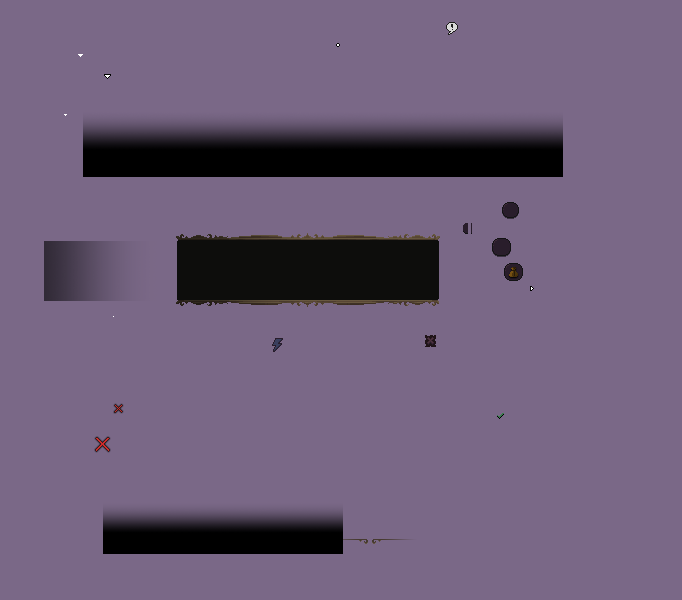
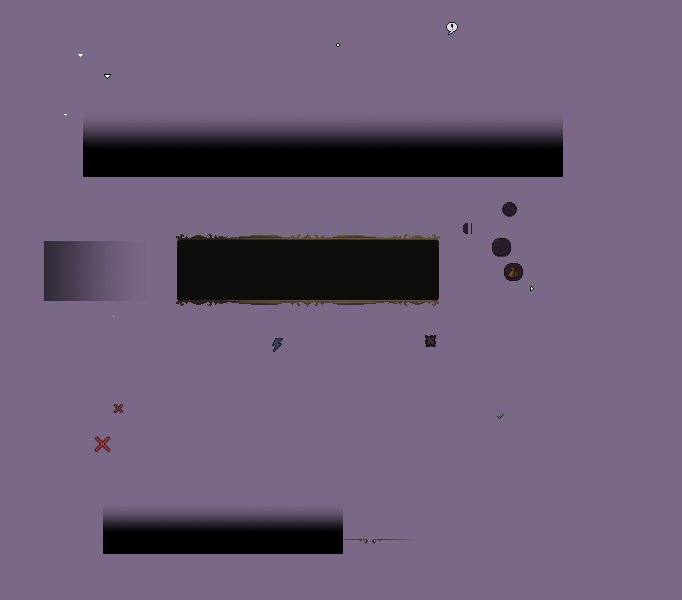
Layers edited between the first and the second w=682, h=600 image:
painted on "TrinketSlot.png" over [502, 202, 519, 218]
